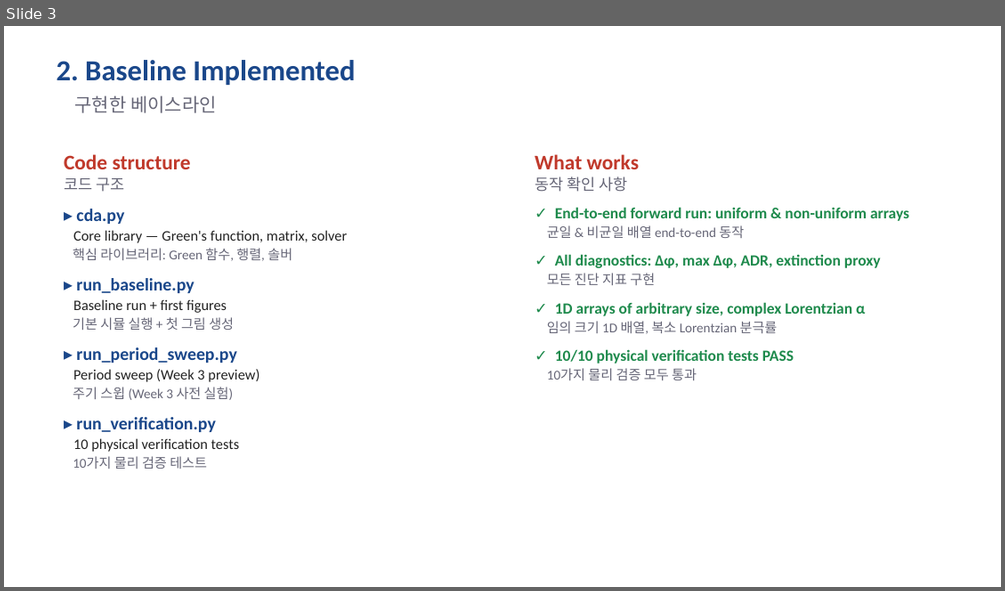
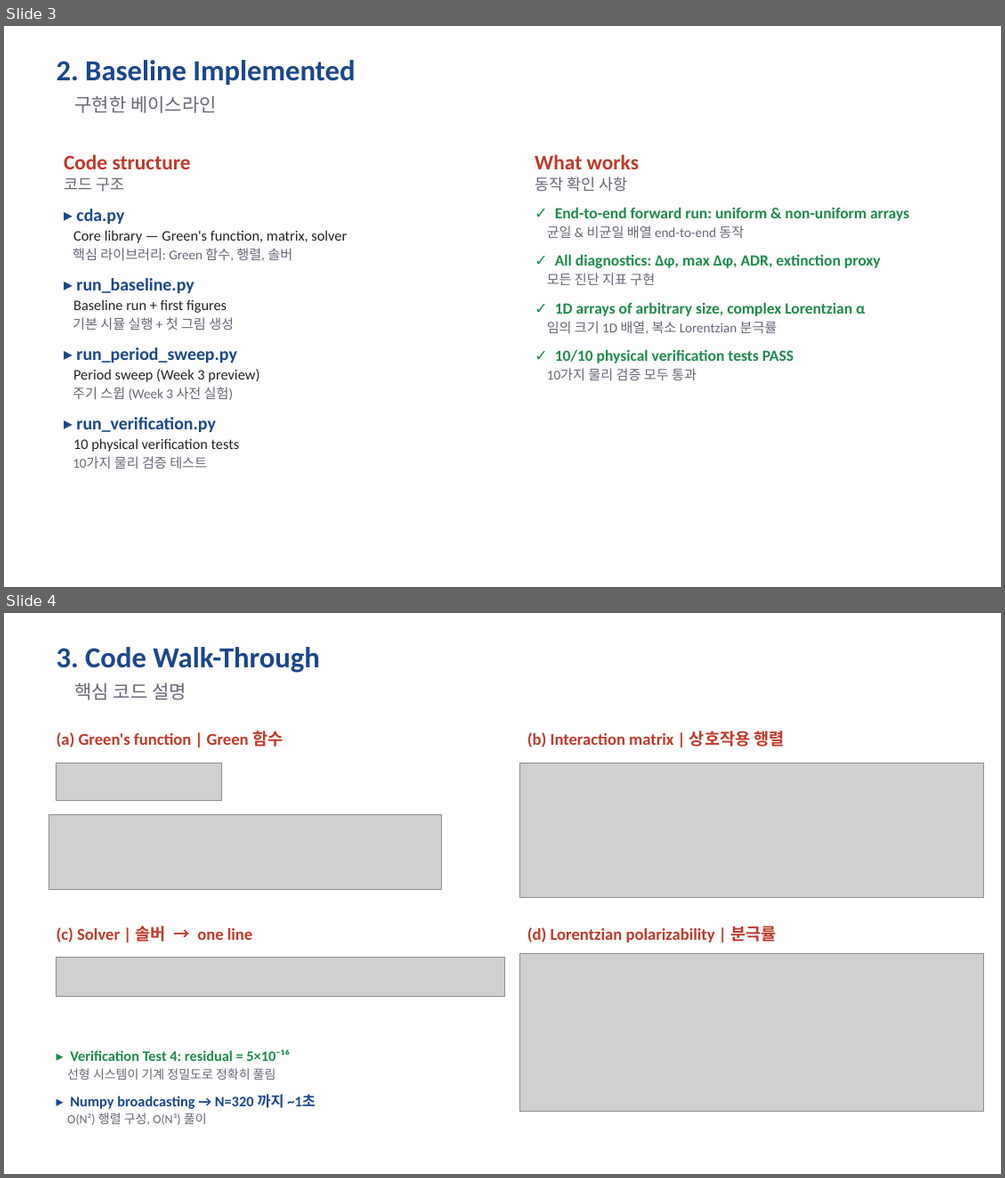
Before and after one commit to songyb111-gachon/week1, a slide deck: week2_progress.pptx. Shown one above the other, each under a label of ours: slide 3 before the commit, slides 3 and 4 after it. The pictures are 1005x591 and 1005x1178 pixels, drawn with LibreOffice and Linux fonts; fonts in the diff are those of the drawing; grey boxes stand for pictures. Boxes give left, top, right and bottom in pixels: in the first picture for what was removed or moved away, otherwise in the second. Text is boxed around its words. In the diff, an @@ line names an element or a change of style, - is before the commit and + after.

```diff
--- a/week2_progress.pptx
+++ b/week2_progress.pptx
@@ slide 4 added at <box>4,613,1001,1174</box>, background #FFFFFF @@
@@ text added at <box>57,647,320,673</box>, 28 pt, text #1A478A, bold @@
+3. Code Walk-Through
@@ text added at <box>75,682,186,700</box>, 18 pt, text #666677 @@
+핵심 코드 설명
@@ text added at <box>57,730,283,747</box>, 16 pt, text #C0392B, bold @@
+(a) Green's function | Green 함수
@@ text added at <box>527,730,785,747</box>, 16 pt, text #C0392B, bold @@
+(b) Interaction matrix | 상호작용 행렬
@@ picture added at <box>57,763,221,800</box> @@
@@ picture added at <box>520,763,984,898</box> @@
@@ picture added at <box>48,815,442,890</box> @@
@@ text added at <box>57,925,252,942</box>, 16 pt, text #C0392B, bold @@
+(c) Solver | 솔버 → one line
@@ text added at <box>527,925,776,942</box>, 16 pt, text #C0392B, bold @@
+(d) Lorentzian polarizability | 분극률
@@ picture added at <box>57,957,505,996</box> @@
@@ picture added at <box>520,953,984,1111</box> @@
@@ text added at <box>67,1049,316,1125</box>, 14 pt, text #1E8A4C, bold @@
+▸ Verification Test 4: residual = 5×10⁻¹⁶
+선형 시스템이 기계 정밀도로 정확히 풀림
+▸ Numpy broadcasting → N=320 까지 ~1초
+O(N²) 행렬 구성, O(N³) 풀이
```
Also in this commit, not shown: 6 slides changed, 4 other files.
